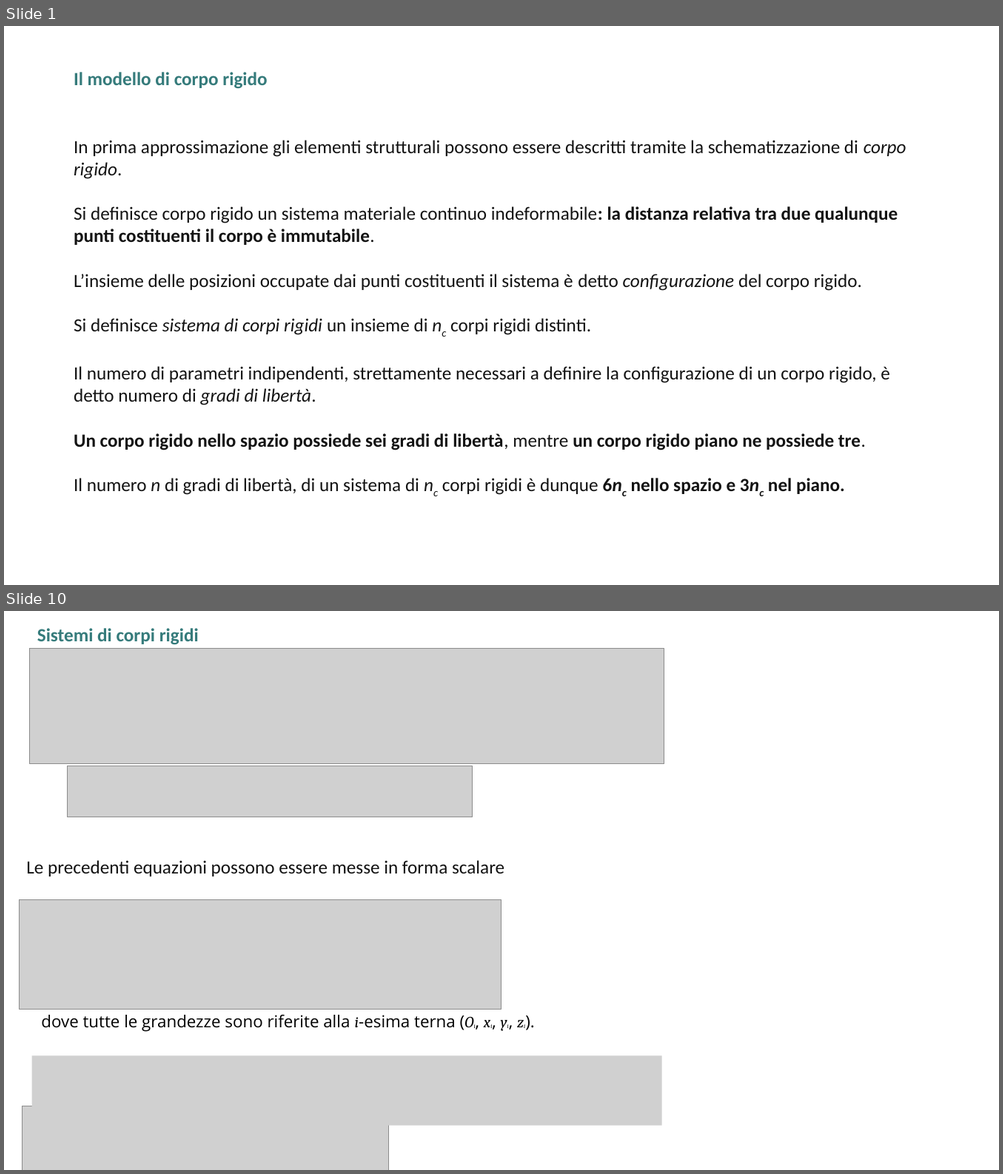
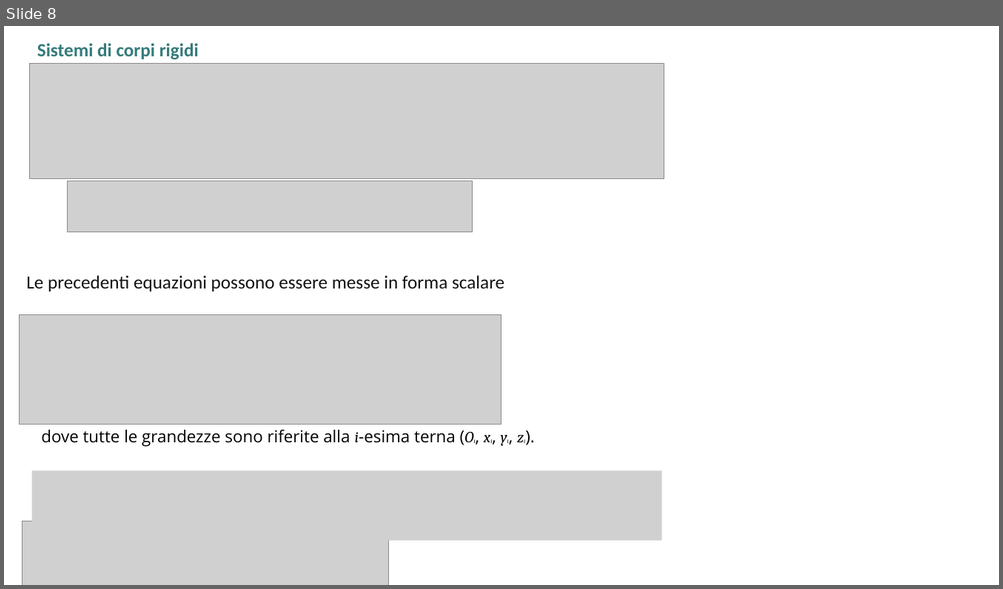
Before and after one commit to giuseppetomassetti/SdC, a slide deck: lezioni/2.0 cinematica.pptx. Shown one above the other, each under a label of ours: slides 1 and 10 before the commit, slide 8 after it; the slides between them are not shown. The pictures are 1003x1174 and 1003x589 pixels, drawn with LibreOffice and Linux fonts; fonts in the diff are those of the drawing; grey boxes stand for pictures. Boxes give left, top, right and bottom in pixels: in the first picture for what was removed or moved away, otherwise in the second. Text is boxed around its words. In the diff, an @@ line names an element or a change of style, - is before the commit and + after.

```diff
--- a/lezioni/2.0 cinematica.pptx
+++ b/lezioni/2.0 cinematica.pptx
@@ slide 1 removed at <box>4,26,999,585</box>, background #FFFFFF @@
@@ text removed at <box>74,72,267,89</box> @@
-Il modello di corpo rigido
@@ text removed at <box>74,140,906,495</box> @@
-In prima approssimazione gli elementi strutturali possono essere descritti tramite la schematizzazione di corpo rigido.
-Si definisce corpo rigido un sistema materiale continuo indeformabile: la distanza relativa tra due qualunque punti costituenti il corpo è immutabile.
-L’insieme delle posizioni occupate dai punti costituenti il sistema è detto configurazione del corpo rigido.
-Si definisce sistema di corpi rigidi un insieme di nc corpi rigidi distinti.
-Il numero di parametri indipendenti, strettamente necessari a definire la configurazione di un corpo rigido, è detto numero di gradi di libertà.
-Un corpo rigido nello spazio possiede sei gradi di libertà, mentre un corpo rigido piano ne possiede tre.
-Il numero n di gradi di libertà, di un sistema di nc corpi rigidi è dunque 6nc nello spazio e 3nc nel piano.
@@ what was slide 10 is now slide 8 @@
```
Also in this commit, not shown: 2 slides changed, 5 slides added, 6 other slides removed, 3 other files.
